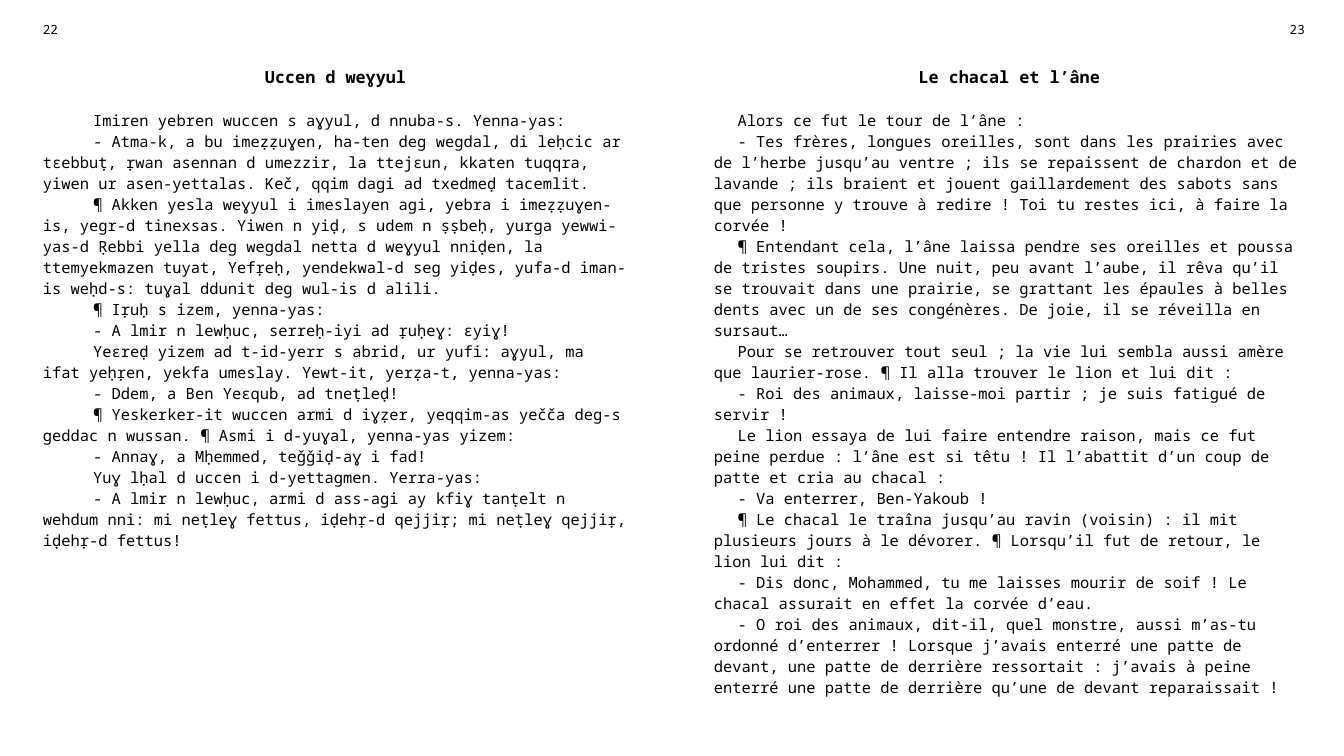
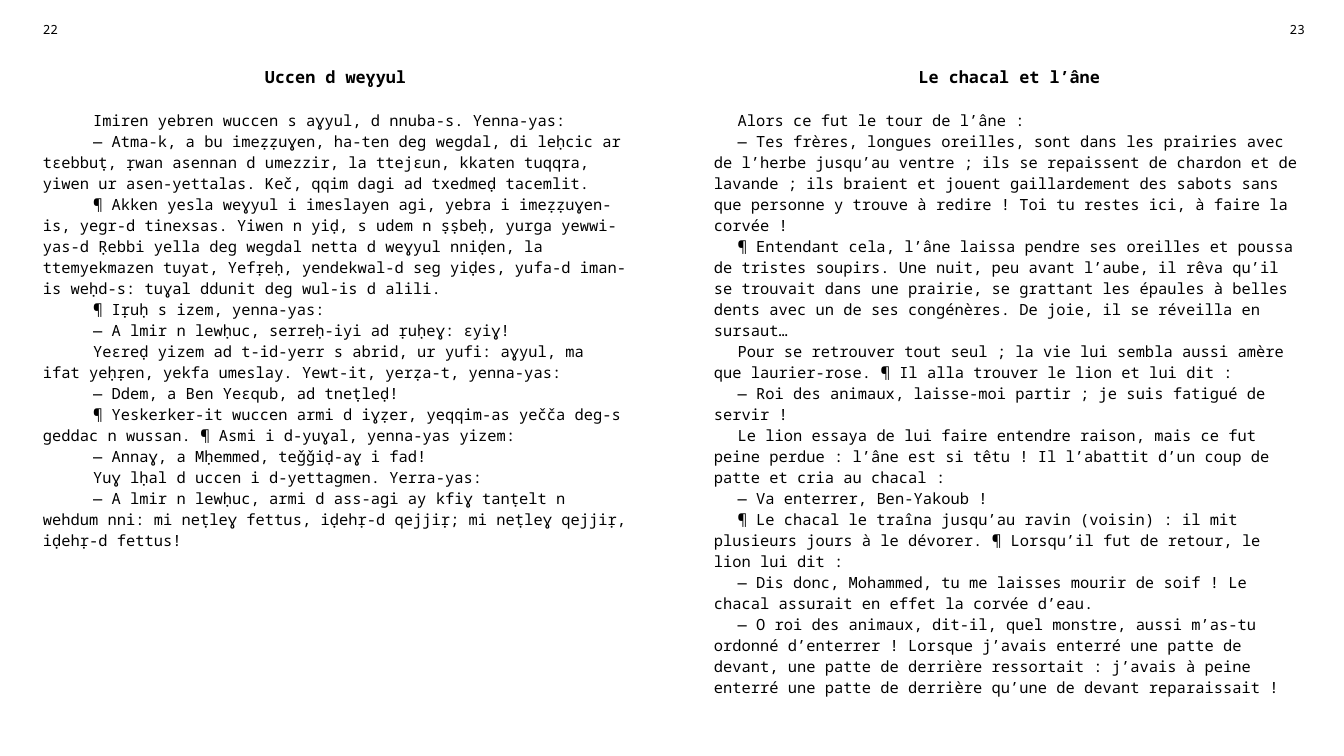
Before and after one commit to sferhah/tamacahut_n_wuccen, a slide deck: slide 8 of Uccen.ConsoleApp/Resources/pptx/uccen.pptx. Drawn at 1344x756 pixels with LibreOffice and Linux fonts; fonts in the diff are those of the drawing. Boxes give left, top, right and bottom in pixels: in the first picture for what was removed or moved away, otherwise in the second. Text is boxed around its words. In the diff, an @@ line names an element or a change of style, - is before the commit and + after.

```diff
--- a/Uccen.ConsoleApp/Resources/pptx/uccen.pptx
+++ b/Uccen.ConsoleApp/Resources/pptx/uccen.pptx
@@ table at [32,16,1315,729] @@
-row 3, column 1: Imiren yebren wuccen s aɣyul, d nnuba-s. Yenna-yas: / - Atma-k, a bu imeẓẓuɣen, ha-ten deg wegdal, di leḥcic ar tɛebbuṭ, ṛwan asennan d umezzir, la ttejɛun, kkaten tuqqra, yiwen ur asen-yettalas. Keč, qqim dagi ad txedmeḍ tacemlit. / ¶ Akken yesla weɣyul i imeslayen agi, yebra i imeẓẓuɣen-is, yegr-d tinexsas. Yiwen n yiḍ, s udem n ṣṣbeḥ, yurga yewwi-yas-d Ṛebbi yella deg wegdal netta d weɣyul nniḍen, la ttemyekmazen tuyat, Yefṛeḥ, yendekwal-d seg yiḍes, yufa-d iman-is weḥd-s: tuɣal ddunit deg wul-is d alili. / ¶ Iṛuḥ s izem, yenna-yas: / - A lmir n lewḥuc, serreḥ-iyi ad ṛuḥeɣ: ɛyiɣ! / Yeɛreḍ yizem ad t-id-yerr s abrid, ur yufi: aɣyul, ma ifat yeḥṛen, yekfa umeslay. Yewt-it, yerẓa-t, yenna-yas: / - Ddem, a Ben Yeɛqub, ad tneṭleḍ! / ¶ Yeskerker-it wuccen armi d iɣẓer, yeqqim-as yečča deg-s geddac n wussan. ¶ Asmi i d-yuɣal, yenna-yas yizem: / - Annaɣ, a Mḥemmed, teǧǧiḍ-aɣ i fad! / Yuɣ lḥal d uccen i d-yettagmen. Yerra-yas: / - A lmir n lewḥuc, armi d ass-agi ay kfiɣ tanṭelt n wehdum nni: mi neṭleɣ fettus, iḍehṛ-d qejjiṛ; mi neṭleɣ qejjiṛ, iḍehṛ-d fettus!
+row 3, column 1: Imiren yebren wuccen s aɣyul, d nnuba-s. Yenna-yas: / — Atma-k, a bu imeẓẓuɣen, ha-ten deg wegdal, di leḥcic ar tɛebbuṭ, ṛwan asennan d umezzir, la ttejɛun, kkaten tuqqra, yiwen ur asen-yettalas. Keč, qqim dagi ad txedmeḍ tacemlit. / ¶ Akken yesla weɣyul i imeslayen agi, yebra i imeẓẓuɣen-is, yegr-d tinexsas. Yiwen n yiḍ, s udem n ṣṣbeḥ, yurga yewwi-yas-d Ṛebbi yella deg wegdal netta d weɣyul nniḍen, la ttemyekmazen tuyat, Yefṛeḥ, yendekwal-d seg yiḍes, yufa-d iman-is weḥd-s: tuɣal ddunit deg wul-is d alili. / ¶ Iṛuḥ s izem, yenna-yas: / — A lmir n lewḥuc, serreḥ-iyi ad ṛuḥeɣ: ɛyiɣ! / Yeɛreḍ yizem ad t-id-yerr s abrid, ur yufi: aɣyul, ma ifat yeḥṛen, yekfa umeslay. Yewt-it, yerẓa-t, yenna-yas: / — Ddem, a Ben Yeɛqub, ad tneṭleḍ! / ¶ Yeskerker-it wuccen armi d iɣẓer, yeqqim-as yečča deg-s geddac n wussan. ¶ Asmi i d-yuɣal, yenna-yas yizem: / — Annaɣ, a Mḥemmed, teǧǧiḍ-aɣ i fad! / Yuɣ lḥal d uccen i d-yettagmen. Yerra-yas: / — A lmir n lewḥuc, armi d ass-agi ay kfiɣ tanṭelt n wehdum nni: mi neṭleɣ fettus, iḍehṛ-d qejjiṛ; mi neṭleɣ qejjiṛ, iḍehṛ-d fettus!
-row 3, column 3: Alors ce fut le tour de l’âne : / - Tes frères, longues oreilles, sont dans les prairies avec de l’herbe jusqu’au ventre ; ils se repaissent de chardon et de lavande ; ils braient et jouent gaillardement des sabots sans que personne y trouve à redire ! Toi tu restes ici, à faire la corvée ! / ¶ Entendant cela, l’âne laissa pendre ses oreilles et poussa de tristes soupirs. Une nuit, peu avant l’aube, il rêva qu’il se trouvait dans une prairie, se grattant les épaules à belles dents avec un de ses congénères. De joie, il se réveilla en sursaut… / Pour se retrouver tout seul ; la vie lui sembla aussi amère que laurier-rose. ¶ Il alla trouver le lion et lui dit : / - Roi des animaux, laisse-moi partir ; je suis fatigué de servir ! / Le lion essaya de lui faire entendre raison, mais ce fut peine perdue : l’âne est si têtu ! Il l’abattit d’un coup de patte et cria au chacal : / - Va enterrer, Ben-Yakoub ! / ¶ Le chacal le traîna jusqu’au ravin (voisin) : il mit plusieurs jours à le dévorer. ¶ Lorsqu’il fut de retour, le lion lui dit : / - Dis donc, Mohammed, tu me laisses mourir de soif ! Le chacal assurait en effet la corvée d’eau. / - O roi des animaux, dit-il, quel monstre, aussi m’as-tu ordonné d’enterrer ! Lorsque j’avais enterré une patte de devant, une patte de derrière ressortait : j’avais à peine enterré une patte de derrière qu’une de devant reparaissait !
+row 3, column 3: Alors ce fut le tour de l’âne : / — Tes frères, longues oreilles, sont dans les prairies avec de l’herbe jusqu’au ventre ; ils se repaissent de chardon et de lavande ; ils braient et jouent gaillardement des sabots sans que personne y trouve à redire ! Toi tu restes ici, à faire la corvée ! / ¶ Entendant cela, l’âne laissa pendre ses oreilles et poussa de tristes soupirs. Une nuit, peu avant l’aube, il rêva qu’il se trouvait dans une prairie, se grattant les épaules à belles dents avec un de ses congénères. De joie, il se réveilla en sursaut… / Pour se retrouver tout seul ; la vie lui sembla aussi amère que laurier-rose. ¶ Il alla trouver le lion et lui dit : / — Roi des animaux, laisse-moi partir ; je suis fatigué de servir ! / Le lion essaya de lui faire entendre raison, mais ce fut peine perdue : l’âne est si têtu ! Il l’abattit d’un coup de patte et cria au chacal : / — Va enterrer, Ben-Yakoub ! / ¶ Le chacal le traîna jusqu’au ravin (voisin) : il mit plusieurs jours à le dévorer. ¶ Lorsqu’il fut de retour, le lion lui dit : / — Dis donc, Mohammed, tu me laisses mourir de soif ! Le chacal assurait en effet la corvée d’eau. / — O roi des animaux, dit-il, quel monstre, aussi m’as-tu ordonné d’enterrer ! Lorsque j’avais enterré une patte de devant, une patte de derrière ressortait : j’avais à peine enterré une patte de derrière qu’une de devant reparaissait !
```
Also in this commit, not shown: 61 other slides changed, 7 other files.
